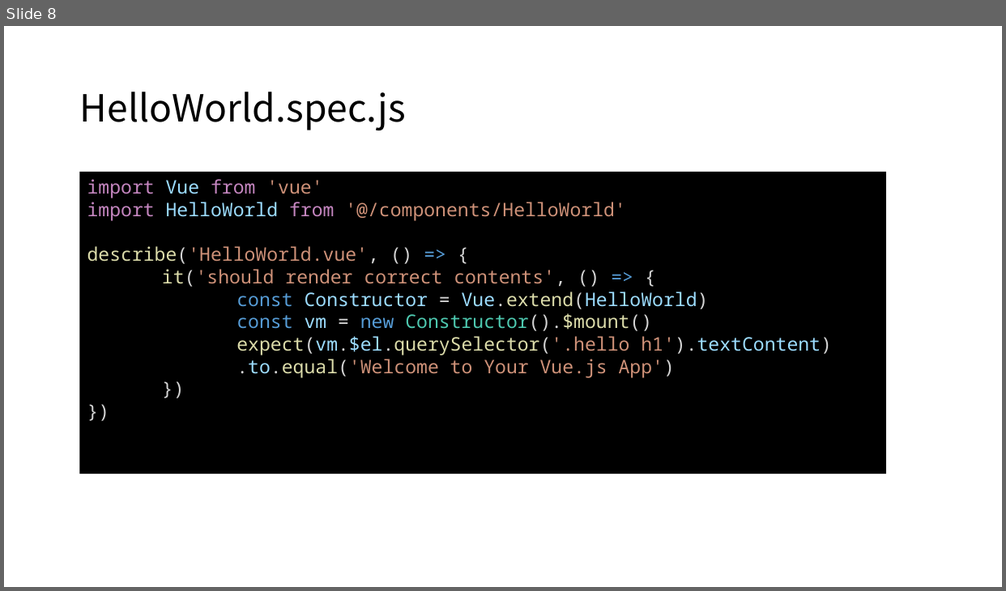
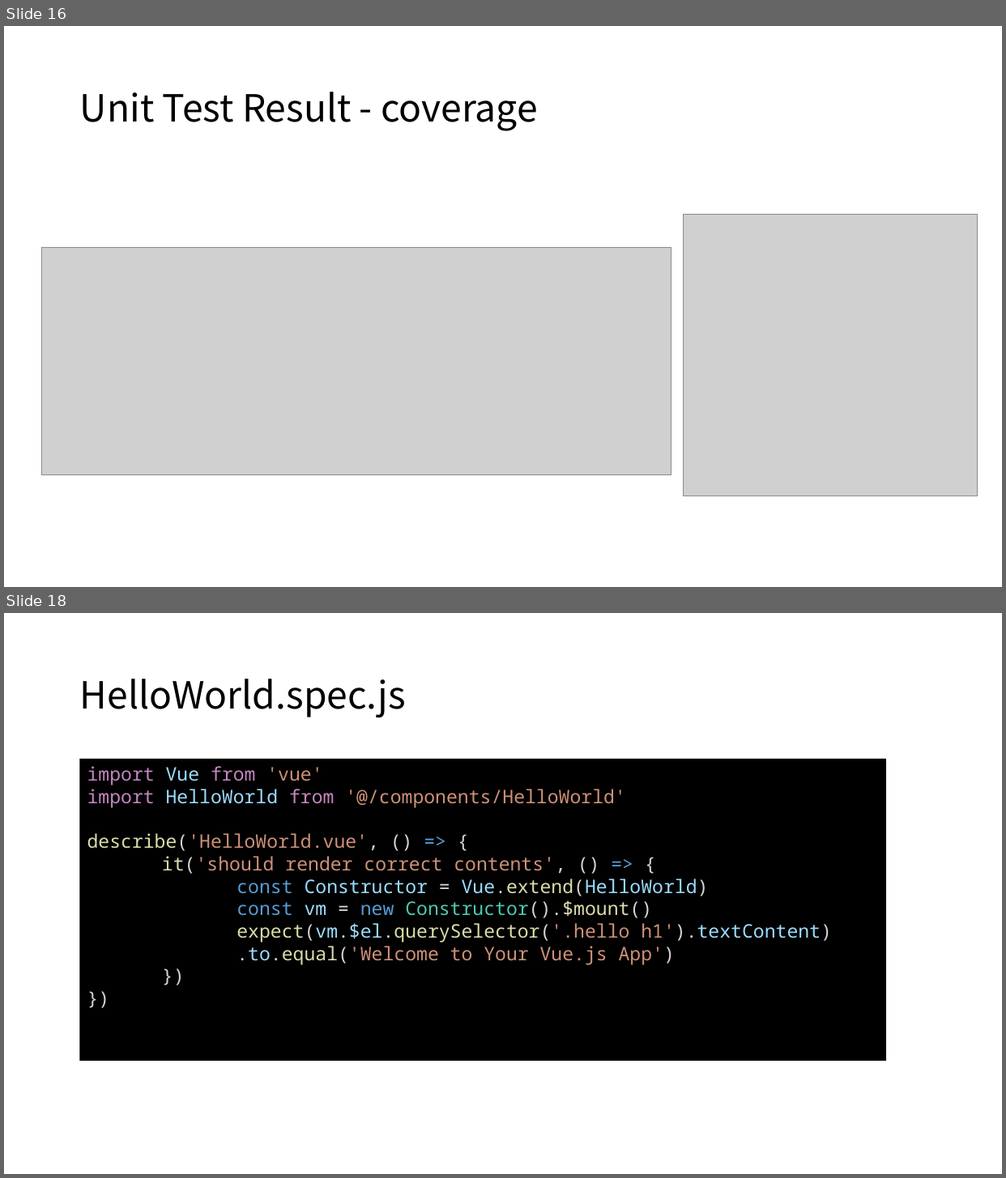
Before and after one commit to WANZARGEN/vue-study, a slide deck: Vue Unit Test.pptx. Shown one above the other, each under a label of ours: slide 8 before the commit, slides 16 and 18 after it; the slides between them are not shown. The pictures are 1006x591 and 1006x1178 pixels, drawn with LibreOffice and Linux fonts; fonts in the diff are those of the drawing; grey boxes stand for pictures. Boxes give left, top, right and bottom in pixels: in the first picture for what was removed or moved away, otherwise in the second. Text is boxed around its words. In the diff, an @@ line names an element or a change of style, - is before the commit and + after.

```diff
--- a/Vue Unit Test.pptx
+++ b/Vue Unit Test.pptx
@@ slide 16 added at box(4, 26, 1002, 587), background #FFFFFF @@
@@ title added at box(80, 92, 537, 131), 36 pt, text #000000 @@
+Unit Test Result - coverage
@@ picture added at box(683, 215, 978, 496) @@
@@ picture added at box(41, 248, 671, 476) @@
@@ what was slide 8 is now slide 18 @@
```
Also in this commit, not shown: 7 slides changed, 9 other slides added.
